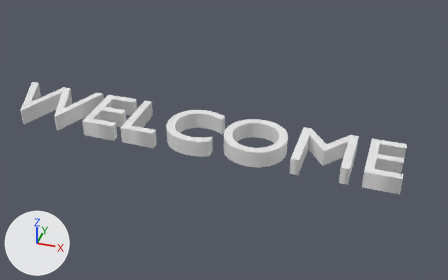
Two versions of the Blender file Assets/Secondary/Models/SignText/WelcomeText.blend, one commit apart.
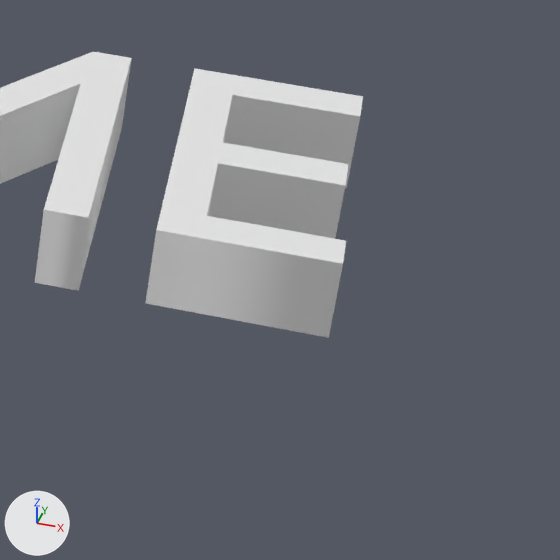
Old and new are each drawn whole from a camera (50 mm lens) standing at (4.67, -5.46, 3.91) and looking at (2.76, 0.37, -0.07) and again close up on the part from 74% to 100% of the width and 44% to 86% of the height. Arrows for +X, +Y and +Z are at lower left; the lights stay in place. Text is drawn in Blender's own font.

In view in the first close-up: 'Text'.
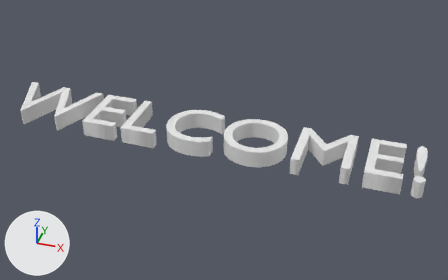
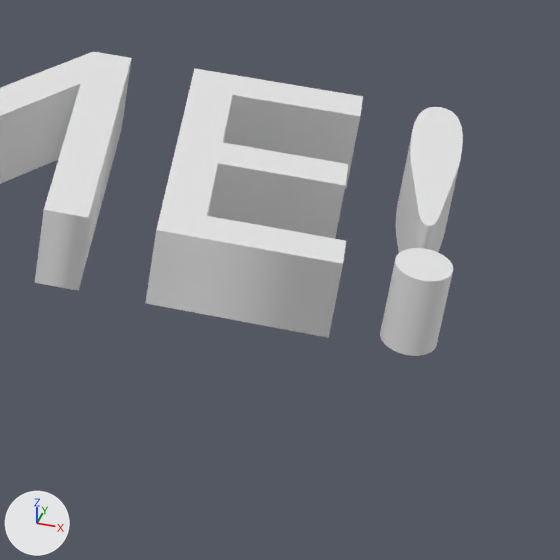
Location of each change, (x1, y1, x2, y2) in pixels of the close-ups (560 x 560 px):
'Text', text changed
    before: (0, 52, 363, 338)
    after: (0, 52, 463, 356)

Patch to the scene script:
```diff
--- a/Assets/Secondary/Models/SignText/WelcomeText.blend.py
+++ b/Assets/Secondary/Models/SignText/WelcomeText.blend.py
@@ txt_text @@
 txt_text = bpy.data.curves.new('Text', 'FONT')
-txt_text.body = 'WELCOME'
+txt_text.body = 'WELCOME!'
 txt_text.bevel_profile.use_clip = True
```
